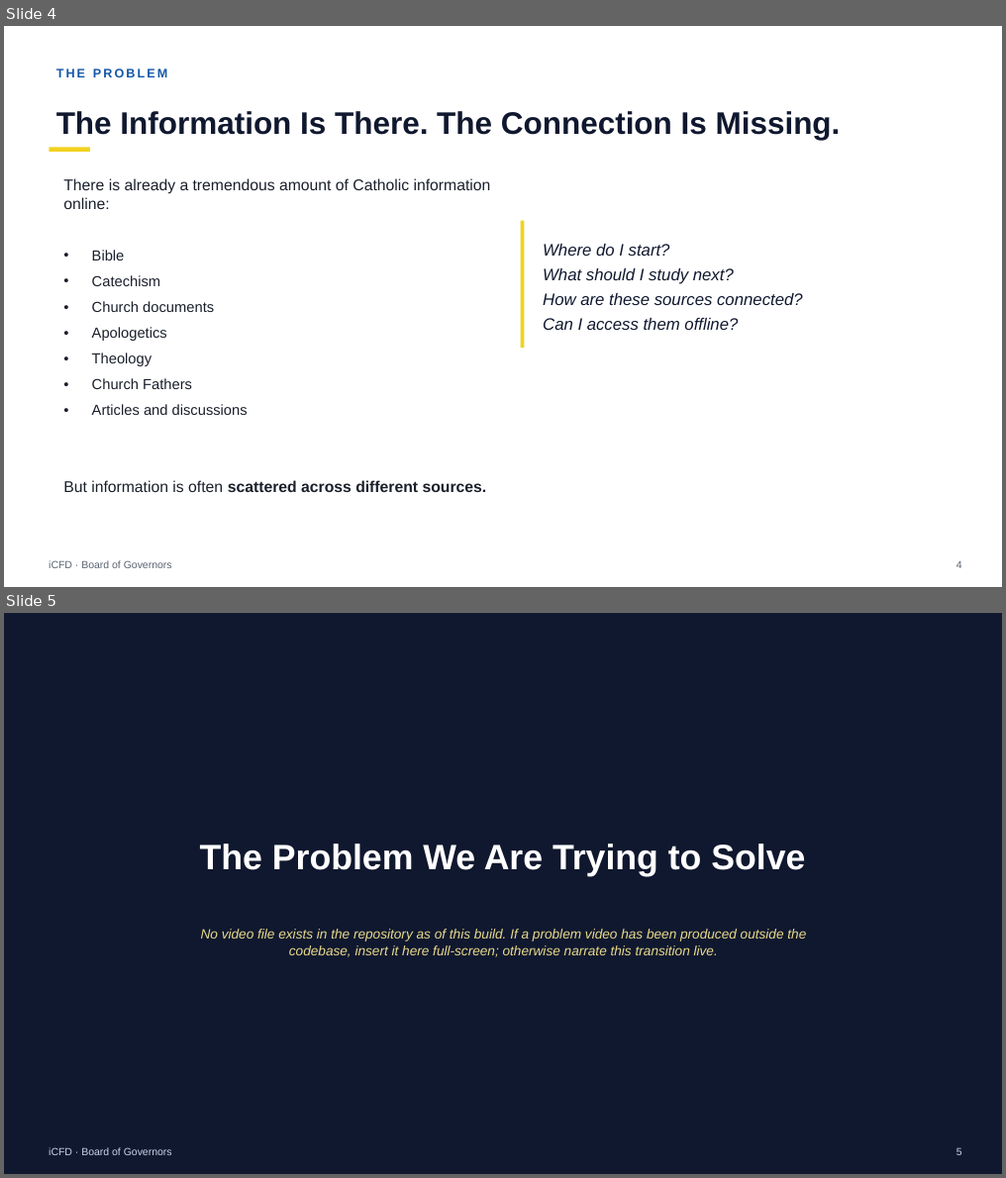
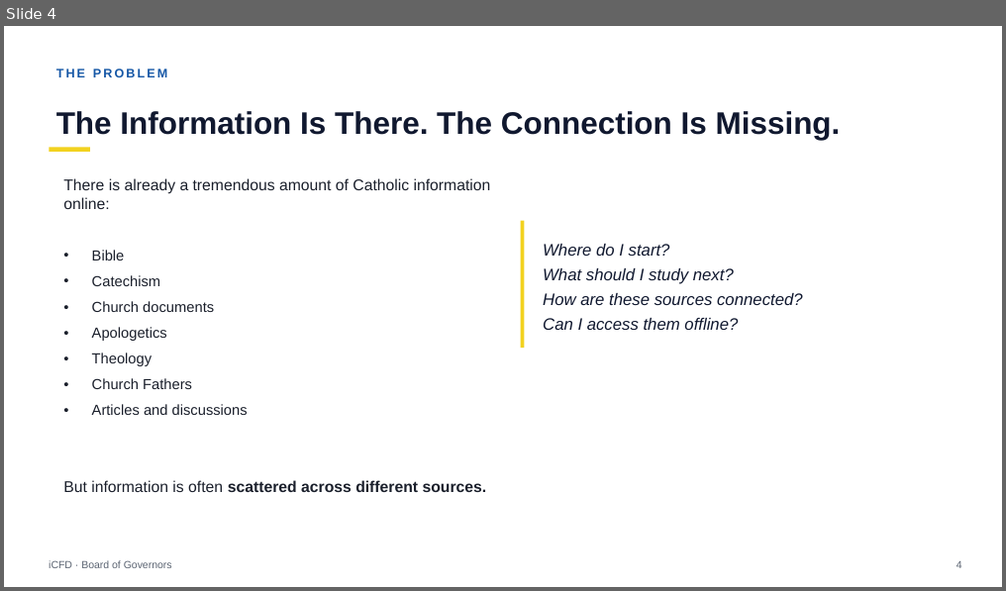
Before and after one commit to earlrodson/iCFD, a slide deck: documents/BOG_PREENTATION/1presentation-aug-30/iCFD-Board-of-Governors-Presentation.pptx. Shown one above the other, each under a label of ours: slides 4 and 5 before the commit, slide 4 after it. The pictures are 1006x1178 and 1006x591 pixels, drawn with LibreOffice and Linux fonts; fonts in the diff are those of the drawing. Boxes give left, top, right and bottom in pixels: in the first picture for what was removed or moved away, otherwise in the second. Text is boxed around its words. In the diff, an @@ line names an element or a change of style, - is before the commit and + after.

```diff
--- a/documents/BOG_PREENTATION/1presentation-aug-30/iCFD-Board-of-Governors-Presentation.pptx
+++ b/documents/BOG_PREENTATION/1presentation-aug-30/iCFD-Board-of-Governors-Presentation.pptx
@@ slide 5 removed at box(4, 613, 1002, 1174), background #10182F @@
@@ text removed at box(200, 844, 805, 877) @@
-The Problem We Are Trying to Solve
@@ text removed at box(201, 929, 806, 958) @@
-No video file exists in the repository as of this build. If a problem video has been produced outside the codebase, insert it here full-screen; otherwise narrate this transition live.
@@ text removed at box(49, 1148, 172, 1156) @@
-iCFD · Board of Governors
@@ text removed at box(956, 1149, 962, 1156) @@
-5
```
Also in this commit, not shown: 1 slide changed, 1 slide added, 7 other files.
